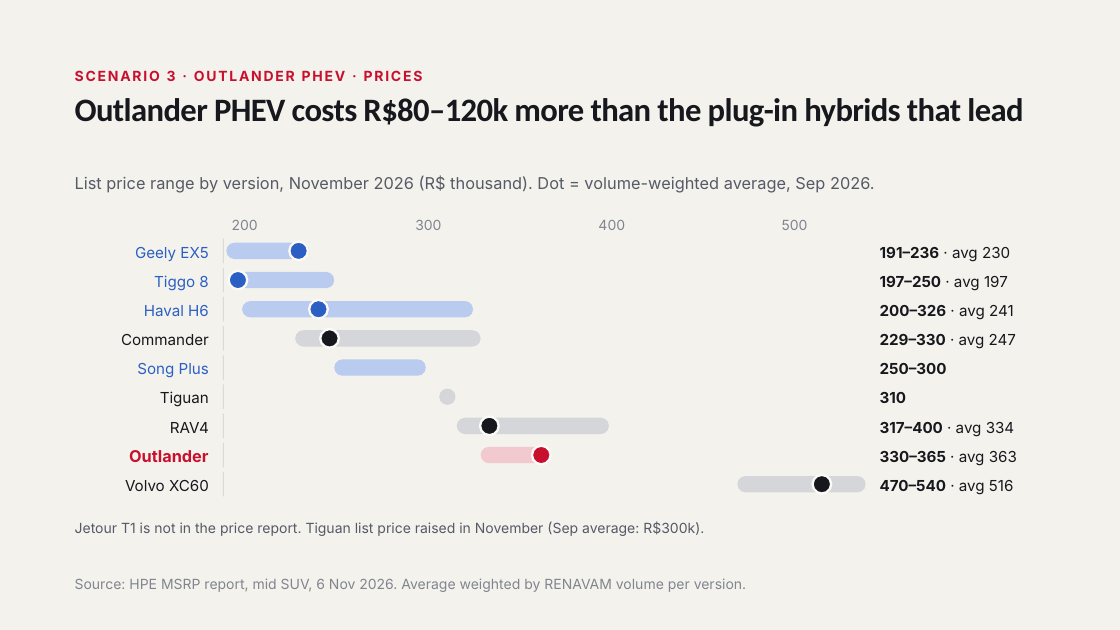
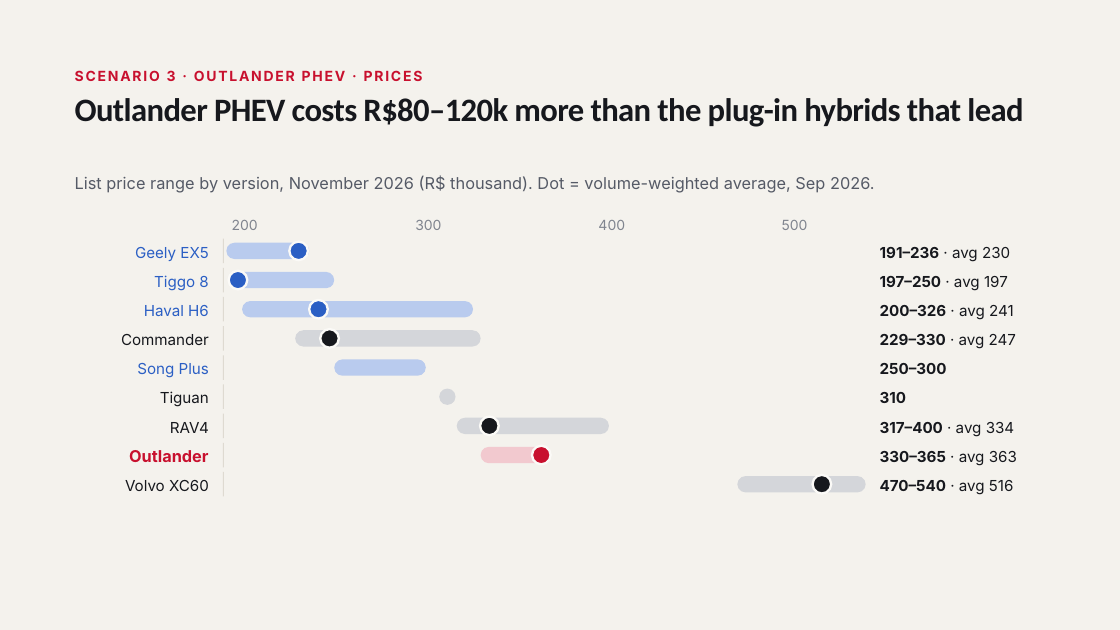
Before and after one commit to FLeone2/mercado-atlas, a slide deck: slide 28 of Mitsubishi_Brazil_Market_Network_Nov2026.pptx (slide 25 before the commit). Drawn at 1120x630 pixels with LibreOffice and Linux fonts; fonts in the diff are those of the drawing. Boxes give left, top, right and bottom in pixels: in the first picture for what was removed or moved away, otherwise in the second. Text is boxed around its words. In the diff, an @@ line names an element or a change of style, - is before the commit and + after.

```diff
--- a/Mitsubishi_Brazil_Market_Network_Nov2026.pptx
+++ b/Mitsubishi_Brazil_Market_Network_Nov2026.pptx
@@ text removed at bbox=[75, 521, 704, 536] @@
-Jetour T1 is not in the price report. Tiguan list price raised in November (Sep average: R$300k).
@@ text removed at bbox=[75, 578, 746, 592] @@
-Source: HPE MSRP report, mid SUV, 6 Nov 2026. Average weighted by RENAVAM volume per version.
```
Also in this commit, not shown: 37 other slides changed, 3 slides added.
